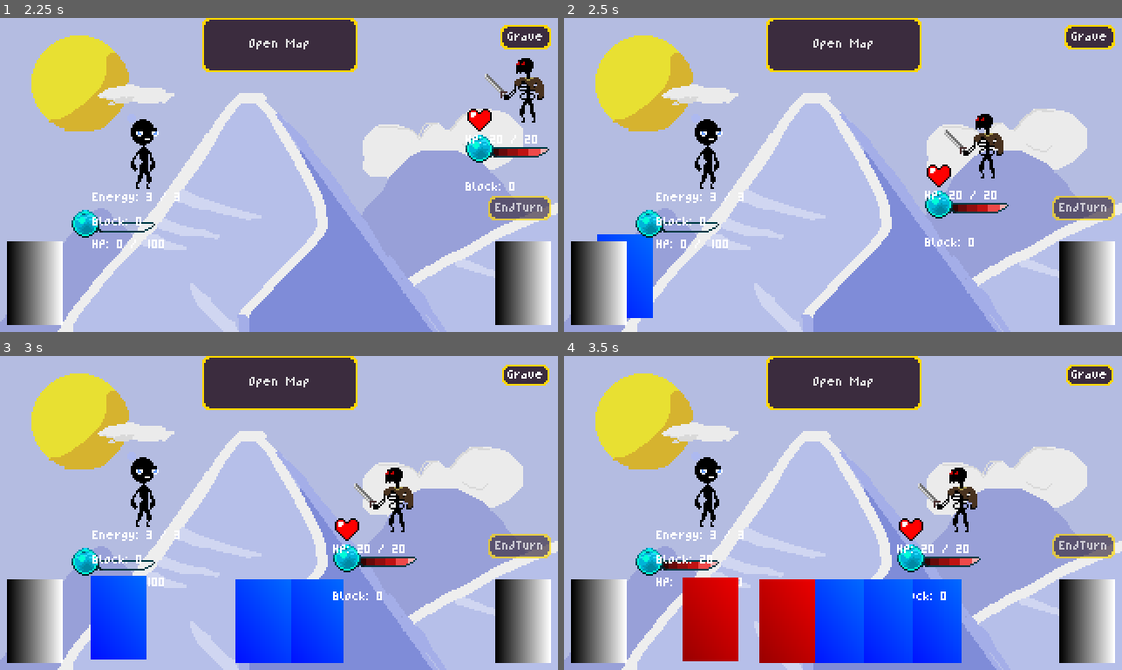
Above: before the commit, frames 1-4 (two rows, left to right).
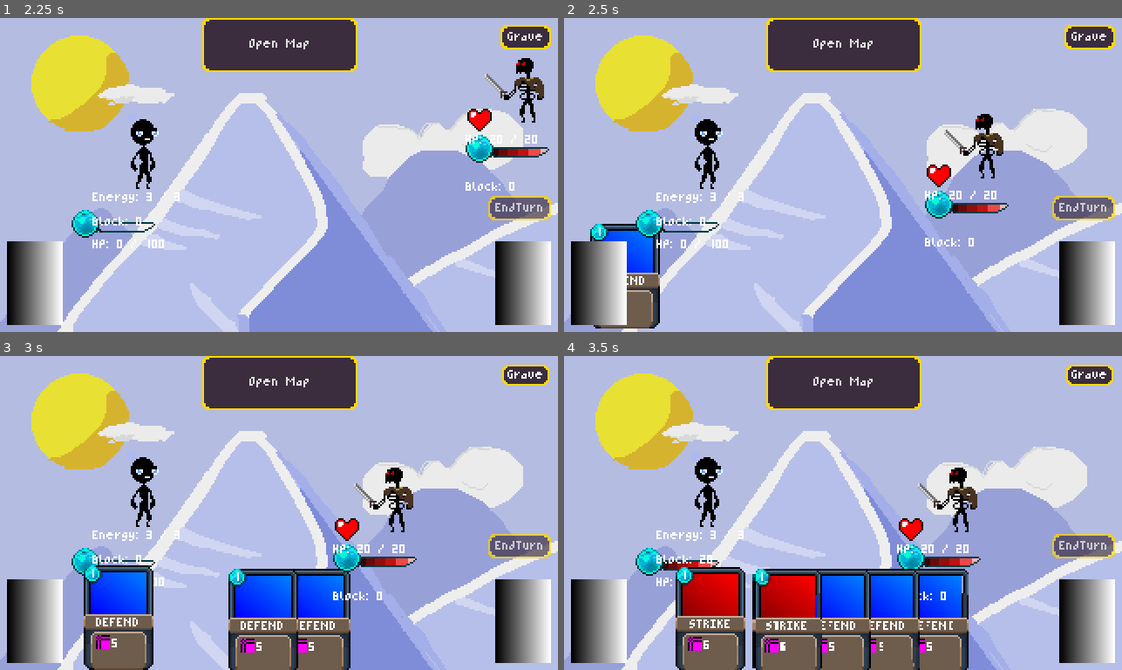
Above: after the commit, the same moments.

Repository: Morph1s/Psychopompos
Game: Godot game, scene res://scenes/main.tscn
The game is run twice, just before and just after one commit, with the same random seed, the same clock (stepped at 60 frames per second) and the same inputs.
Inputs:
- Up to frame 1 (2.25 s): click "START RUN" at 0.5 s; click "Open Map" at 1.25 s; click "Battle" at 2 s
- Up to frame 2 (2.5 s): no input
- Up to frame 3 (3 s): click "Grave" at 2.75 s
- Up to frame 4 (3.5 s): no input

Frame 1 is identical in both runs. In frame 2, 1.6% of the frame differs, in the area x 4-18%, y 65-99%; in frame 3, 8.4%; in frame 4, 12%, in the area x 20-73%, y 67-100%.

Commit message:
feat: card design added labels and descriptions to the card closes #121

Diff:
--- a/resources/cards/defend.tres
+++ b/resources/cards/defend.tres
@@ -1,8 +1,11 @@
-[gd_resource type="Resource" script_class="CardType" load_steps=7 format=3 uid="uid://r53s3kohc8k0"]
+[gd_resource type="Resource" script_class="CardType" load_steps=8 format=3 uid="uid://r53s3kohc8k0"]
 
 [ext_resource type="Script" uid="uid://b6oq0afvg0fhl" path="res://scripts/custom_resources/action.gd" id="1_gmmty"]
 [ext_resource type="Script" uid="uid://4vek3hvofbhy" path="res://scripts/custom_resources/card_type.gd" id="2_4vhli"]
 [ext_resource type="Script" uid="uid://riw8fvdo6pdh" path="res://scripts/custom_resources/defend_action.gd" id="2_5nopr"]
+
+[sub_resource type="PlaceholderTexture2D" id="PlaceholderTexture2D_4vhli"]
+size = Vector2(8, 8)
 
 [sub_resource type="Resource" id="Resource_jcy5c"]
 script = ExtResource("2_5nopr")
@@ -15,14 +18,19 @@
 
 [sub_resource type="GradientTexture2D" id="GradientTexture2D_5nopr"]
 gradient = SubResource("Gradient_4vhli")
-width = 48
+width = 32
+height = 24
 fill_from = Vector2(0, 1)
 
 [resource]
 script = ExtResource("2_4vhli")
+card_name = "Defend"
+energy_cost = 1
 texture = SubResource("GradientTexture2D_5nopr")
 on_play_action = Array[ExtResource("1_gmmty")]([SubResource("Resource_jcy5c")])
 on_graveyard_action = Array[ExtResource("1_gmmty")]([])
 targeted = false
-energy_cost = 1
+first_description_icon = SubResource("PlaceholderTexture2D_4vhli")
+first_description_text = "5"
+second_description_text = ""
 metadata/_custom_type_script = "uid://4vek3hvofbhy"
--- a/resources/cards/strike.tres
+++ b/resources/cards/strike.tres
@@ -1,8 +1,11 @@
-[gd_resource type="Resource" script_class="CardType" load_steps=7 format=3 uid="uid://ch25cteno6qfm"]
+[gd_resource type="Resource" script_class="CardType" load_steps=8 format=3 uid="uid://ch25cteno6qfm"]
 
 [ext_resource type="Script" uid="uid://b6oq0afvg0fhl" path="res://scripts/custom_resources/action.gd" id="1_fkwoo"]
 [ext_resource type="Script" uid="uid://4vek3hvofbhy" path="res://scripts/custom_resources/card_type.gd" id="2_kdkt8"]
 [ext_resource type="Script" uid="uid://gsab2qn21okq" path="res://scripts/custom_resources/attack_action.gd" id="2_weh8t"]
+
+[sub_resource type="PlaceholderTexture2D" id="PlaceholderTexture2D_kdkt8"]
+size = Vector2(8, 8)
 
 [sub_resource type="Resource" id="Resource_70hq6"]
 script = ExtResource("2_weh8t")
@@ -15,14 +18,19 @@
 
 [sub_resource type="GradientTexture2D" id="GradientTexture2D_weh8t"]
 gradient = SubResource("Gradient_kdkt8")
-width = 48
+width = 32
+height = 24
 fill_from = Vector2(0.0042735, 1)
 
 [resource]
 script = ExtResource("2_kdkt8")
+card_name = "Strike"
+energy_cost = 1
 texture = SubResource("GradientTexture2D_weh8t")
 on_play_action = Array[ExtResource("1_fkwoo")]([SubResource("Resource_70hq6")])
 on_graveyard_action = Array[ExtResource("1_fkwoo")]([])
 targeted = true
-energy_cost = 1
+first_description_icon = SubResource("PlaceholderTexture2D_kdkt8")
+first_description_text = "6"
+second_description_text = ""
 metadata/_custom_type_script = "uid://4vek3hvofbhy"
--- a/scenes/card/card.tscn
+++ b/scenes/card/card.tscn
@@ -1,15 +1,19 @@
-[gd_scene load_steps=6 format=3 uid="uid://omtvob7lkl85"]
+[gd_scene load_steps=8 format=3 uid="uid://omtvob7lkl85"]
 
 [ext_resource type="Script" uid="uid://bpc17ymc5fvvv" path="res://scripts/card/card.gd" id="1_imta7"]
 [ext_resource type="Texture2D" uid="uid://di0c33j0860id" path="res://assets/graphics/cards/card_highlight.png" id="2_imta7"]
+[ext_resource type="Texture2D" uid="uid://c501osipmjuk1" path="res://assets/graphics/cards/common/card_background_v1.png" id="3_vtcvk"]
+[ext_resource type="Theme" uid="uid://gu54ssij03su" path="res://resources/theme/main_theme.tres" id="4_g65cd"]
 
-[sub_resource type="Gradient" id="Gradient_qnn7r"]
+[sub_resource type="Gradient" id="Gradient_g65cd"]
 
-[sub_resource type="GradientTexture2D" id="GradientTexture2D_imta7"]
-gradient = SubResource("Gradient_qnn7r")
+[sub_resource type="GradientTexture2D" id="GradientTexture2D_2ufkr"]
+gradient = SubResource("Gradient_g65cd")
+width = 32
+height = 24
 
 [sub_resource type="RectangleShape2D" id="RectangleShape2D_imta7"]
-size = Vector2(32, 48)
+size = Vector2(40, 60)
 
 [node name="Card" type="Area2D"]
 z_index = 1
@@ -20,12 +24,41 @@
 texture = ExtResource("2_imta7")
 
 [node name="CardImage" type="Sprite2D" parent="."]
-texture = SubResource("GradientTexture2D_imta7")
-region_enabled = true
-region_rect = Rect2(0, 0, 32, 48)
+position = Vector2(-16, -26)
+texture = SubResource("GradientTexture2D_2ufkr")
+centered = false
+
+[node name="CardFrame" type="Sprite2D" parent="."]
+texture = ExtResource("3_vtcvk")
+region_rect = Rect2(0, 0, 40, 60)
 
 [node name="CardShape" type="CollisionShape2D" parent="."]
 shape = SubResource("RectangleShape2D_imta7")
 
+[node name="EnergyCost" type="Label" parent="."]
+offset_left = -17.0
+offset_top = -28.0
+offset_right = -12.0
+offset_bottom = -22.0
+theme = ExtResource("4_g65cd")
+text = "0"
+horizontal_alignment = 1
+vertical_alignment = 1
+text_overrun_behavior = 1
+
+[node name="Name" type="Label" parent="."]
+offset_left = -18.0
+offset_right = 18.0
+offset_bottom = 6.0
+theme = ExtResource("4_g65cd")
+text = "NAME"
+horizontal_alignment = 1
+vertical_alignment = 1
+text_overrun_behavior = 1
+uppercase = true
+
+[node name="Description" type="Node2D" parent="."]
+position = Vector2(-13, 10)
+
 [connection signal="mouse_entered" from="." to="." method="_on_mouse_entered"]
 [connection signal="mouse_exited" from="." to="." method="_on_mouse_exited"]
--- a/scripts/card/card.gd
+++ b/scripts/card/card.gd
@@ -7,8 +7,14 @@
 signal mouse_exited_card(Node)
 signal card_play_finished
 
-@onready var card_image: Sprite2D = $CardImage
+const MAIN_THEME = preload("res://resources/theme/main_theme.tres")
+
+@onready var card_image = $CardImage
 @onready var card_highlight: Sprite2D = $CardHighlight
+@onready var energy_cost = $EnergyCost
+@onready var card_name = $Name
+@onready var card_shape = $CardShape
+@onready var description = $Description
 
 var card_mode: HighlightMode = HighlightMode.NONE # for card-selecting/-hovering
 var card_type: CardType
@@ -19,30 +25,37 @@
 		z_index = value
 		index = value
 
+
 func initialize(card_type: CardType) -> void:
+	if not is_node_ready():
+		await ready
+
 	self.card_type = card_type
-	$CardImage.texture = card_type.texture
+	card_image.texture = card_type.texture
+	energy_cost.text = str(card_type.energy_cost)
+	card_type.energy_cost_changed.connect(_on_card_type_energy_cost_changed)
+	card_name.text = card_type.card_name
+
+	_set_description(card_type.first_description_icon, card_type.first_description_text,0)
+	_set_description(card_type.second_description_icon, card_type.second_description_text, 1)
 
 ## function for CardHandler to handle card-state
 ## CardHandler passes the enum HighlightMode as mode
 func highlight(mode: HighlightMode):
 	if mode == HighlightMode.HOVERED:
 		if card_mode == HighlightMode.SELECTED:
-			self.card_image.position.y += 5
-			self.card_highlight.position.y += 5
+			_update_image_y_positions(5)
 		card_highlight.show()
 		self.z_index = 10
 		card_mode = HighlightMode.HOVERED
 	elif mode == HighlightMode.SELECTED:
 		card_mode = HighlightMode.SELECTED
 		self.z_index = 11
-		self.card_image.position.y -= 5
-		self.card_highlight.position.y -= 5
+		_update_image_y_positions(-5)
 		card_highlight.show()
 	else:
 		if card_mode == HighlightMode.SELECTED:
-			self.card_image.position.y += 5
-			self.card_highlight.position.y += 5
+			_update_image_y_positions(5)
 		card_highlight.hide()
 		self.z_index = index
 		card_mode = HighlightMode.NONE
@@ -96,7 +109,32 @@
 
 	return to_return
 
+func _update_image_y_positions(value: int) -> void:
+	position.y += value
+	card_shape.position.y -= value
+
+func _set_description(icon: Texture, text: String, index: int) -> void:
+	if 2 < index:
+		push_error("to many desctiptions in card: ", card_type.card_name)
+		return
+
+	if icon:
+		var sprite = Sprite2D.new()
+		sprite.centered = false
+		sprite.texture = icon
+		sprite.position = Vector2(0, 9 * index)
+		description.add_child(sprite)
+
+	if text:
+		var label = Label.new()
+		label.theme = MAIN_THEME
+		label.text = text
+		label.position = Vector2(9, (9 * index) + 2)
+		description.add_child(label)
+
 #endregion
+
+#region signal functions
 
 func _on_mouse_entered() -> void:
 	mouse_is_in_card= true
@@ -105,3 +143,8 @@
 func _on_mouse_exited() -> void:
 	mouse_is_in_card = false
 	mouse_exited_card.emit(self)
+
+func _on_card_type_energy_cost_changed(new_value: int) -> void:
+	energy_cost.text = str(new_value)
+
+#endregion
--- a/scripts/custom_resources/card_type.gd
+++ b/scripts/custom_resources/card_type.gd
@@ -1,11 +1,25 @@
 class_name CardType
 extends Resource
 
+signal energy_cost_changed(new_value: int)
+
+@export var card_name: String = ""
+@export var energy_cost : int:
+	set(value):
+		energy_cost = value
+		energy_cost_changed.emit(value)
 @export var texture : Texture
 @export var on_play_action : Array[Action]
 @export var on_graveyard_action : Array[Action]
 @export var targeted : bool = false
-@export var energy_cost : int
+## Icons for description box.
+@export var first_description_icon: Texture
+## Text for description box.
+@export var first_description_text: String
+## Icons for description box.
+@export var second_description_icon: Texture
+## Text for description box.
+@export var second_description_text: String
 
 ## has to be called when adding a new card to the deck
 func create_instance() -> CardType:
Binary file changed: assets/graphics/cards/common/card_background_v1.png
